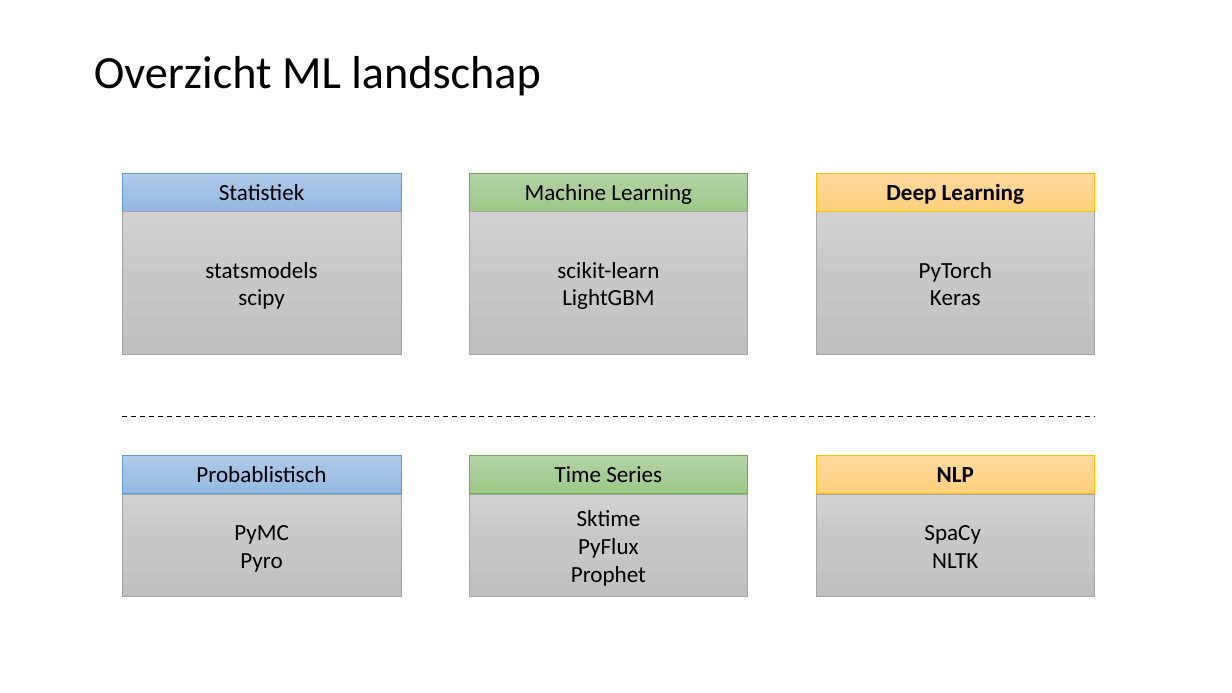
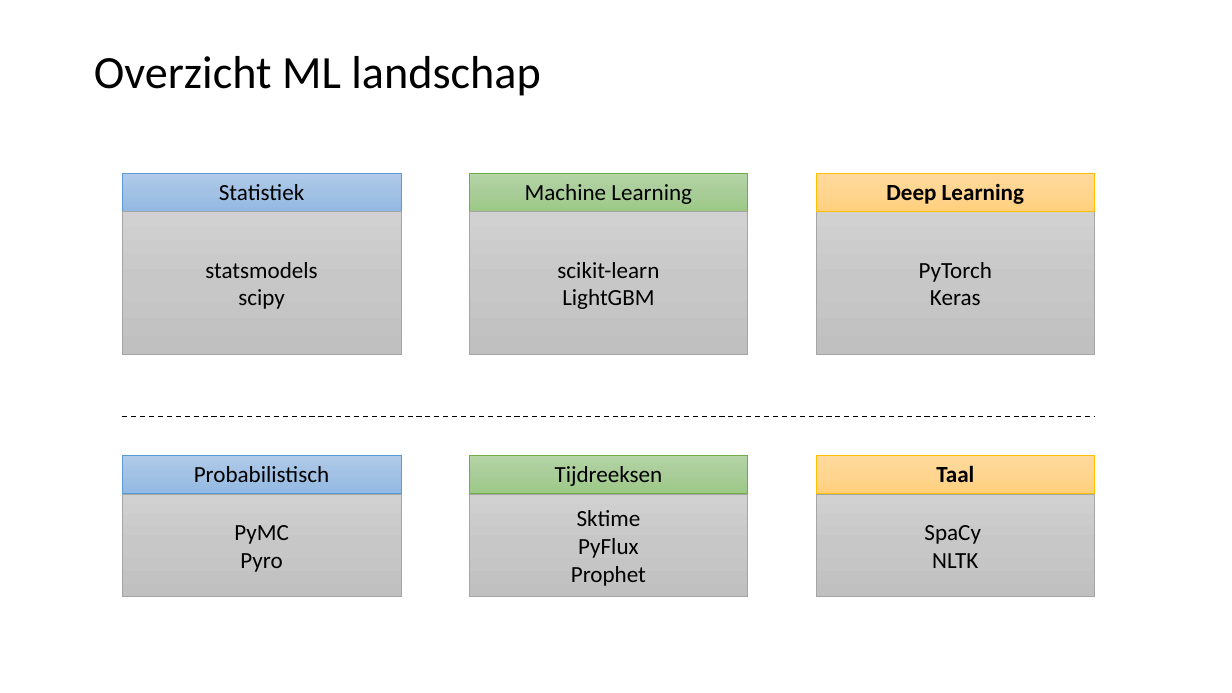
Before and after one commit to LFKoning/knowledge-sharing, a slide deck: slide 5 of python_trainees/4_scikit_learn/python_traineeship_4.pptx. Drawn at 1232x693 pixels with LibreOffice and Linux fonts; fonts in the diff are those of the drawing. Boxes give left, top, right and bottom in pixels: in the first picture for what was removed or moved away, otherwise in the second. Text is boxed around its words. In the diff, an @@ line names an element or a change of style, - is before the commit and + after.

```diff
--- a/python_trainees/4_scikit_learn/python_traineeship_4.pptx
+++ b/python_trainees/4_scikit_learn/python_traineeship_4.pptx
@@ text in rectangle at box(194, 466, 329, 482): text changed @@
-Probablistisch
+Probabilistisch
@@ text in rectangle at box(555, 466, 663, 486): text changed @@
-Time Series
+Tijdreeksen
@@ text in rectangle at box(936, 465, 974, 482): text changed @@
-NLP
+Taal
```
Also in this commit, not shown: 10 other slides changed, 3 slides added, 1 slide removed, 10 other files.
